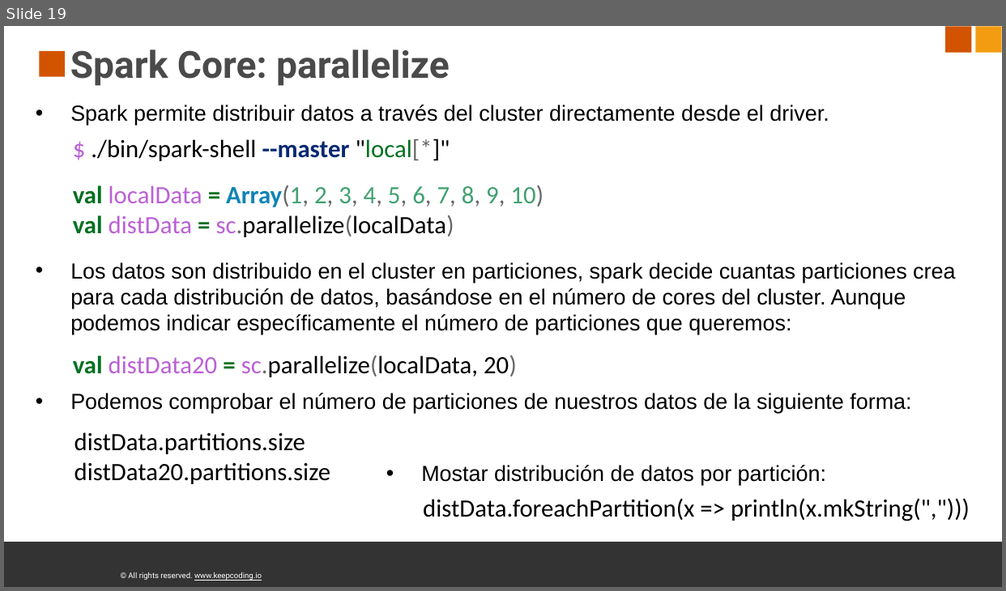
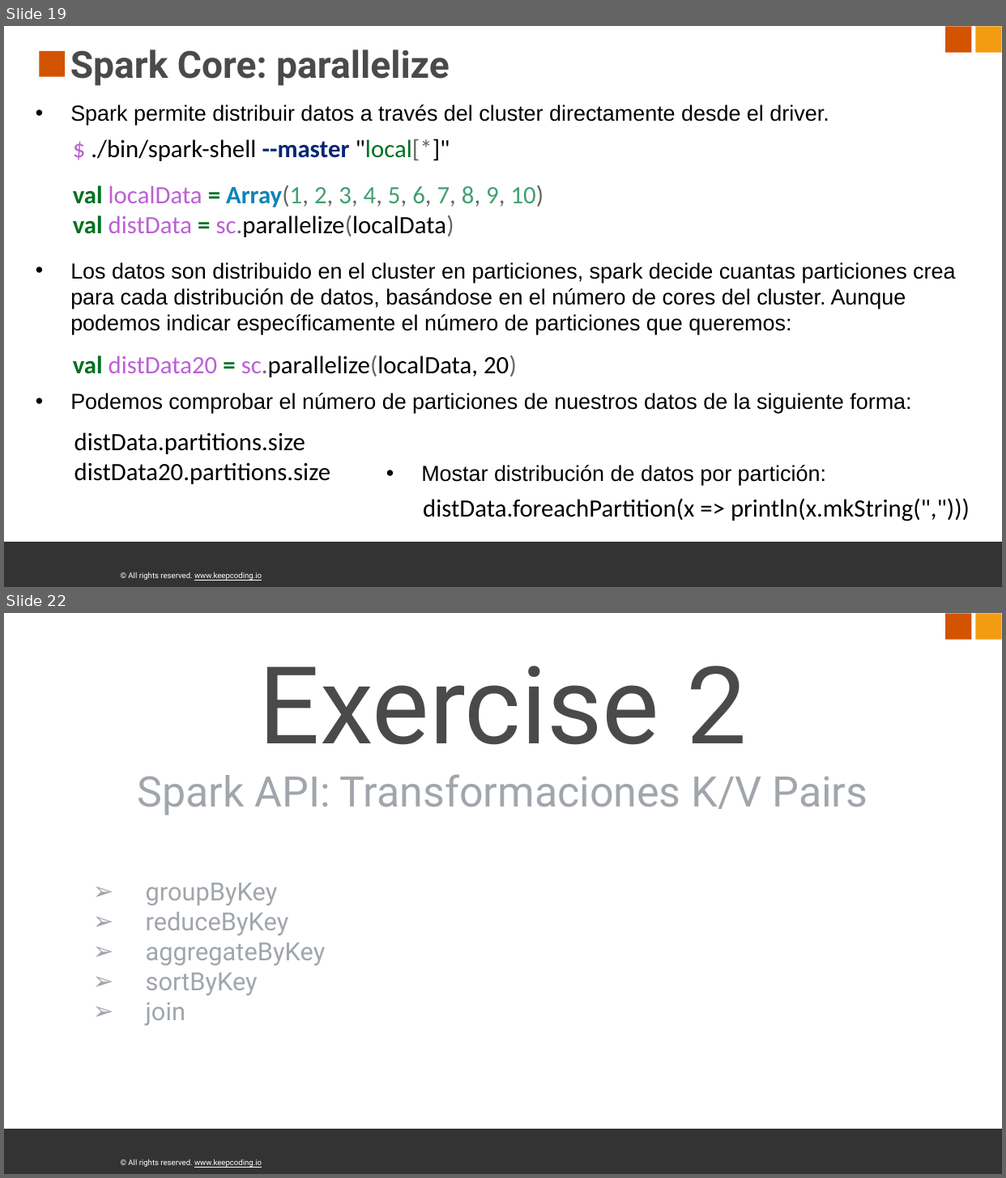
Before and after one commit to frisinacho/big-data-processing-spark-y-scala, a slide deck: sources/spark_core.pptx. Shown one above the other, each under a label of ours: slide 19 before the commit, slides 19 and 22 after it; the slides between them are not shown. The pictures are 1006x591 and 1006x1178 pixels, drawn with LibreOffice and Linux fonts; fonts in the diff are those of the drawing; background and template pictures are left out. Boxes give left, top, right and bottom in pixels: in the first picture for what was removed or moved away, otherwise in the second. Text is boxed around its words. In the diff, an @@ line names an element or a change of style, - is before the commit and + after.

Commit message:
exercise01

```diff
--- a/sources/spark_core.pptx
+++ b/sources/spark_core.pptx
@@ slide 22 added at box(4, 613, 1002, 1174), background #FFFFFF; not listed: 4 template elements that a slide beside it also shows @@
@@ title added at box(138, 666, 868, 815), 54 pt, text #A1A6AC @@
+Exercise 2
+Spark API: Transformaciones K/V Pairs
@@ text added at box(146, 883, 326, 1026), 32 pt, text #A1A6AC @@
+➢ groupByKey
+➢ reduceByKey
+➢ aggregateByKey
+➢ sortByKey
+➢ join
```
Also in this commit, not shown: 1 slide changed, 6 other slides added, 7 other files.
